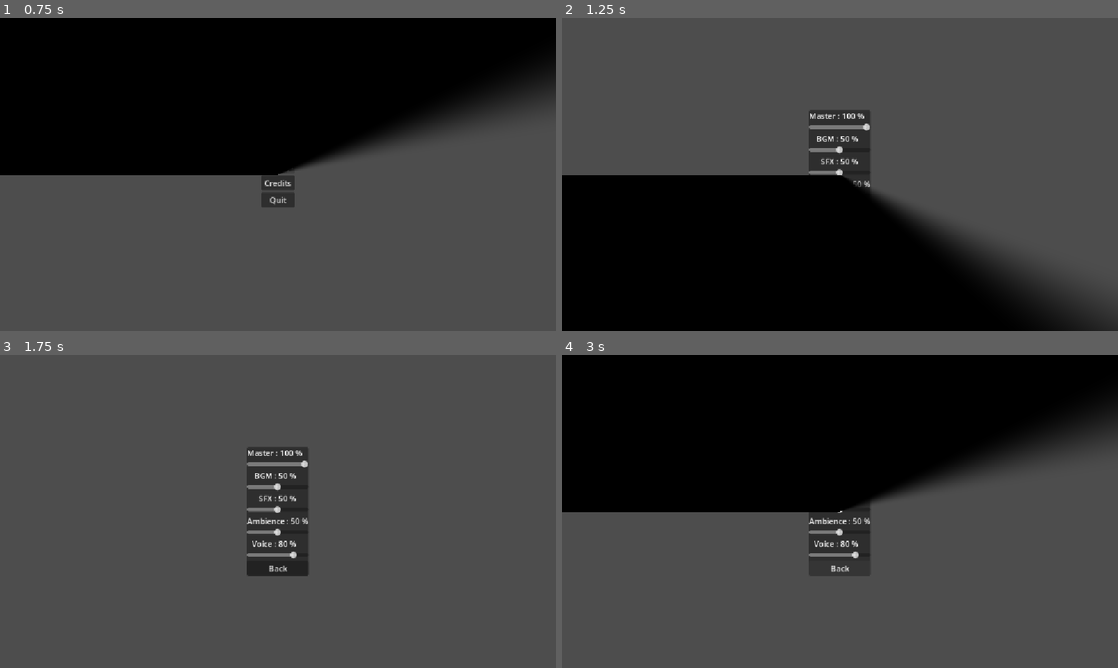
Above: before the commit, frames 1-4 (two rows, left to right).
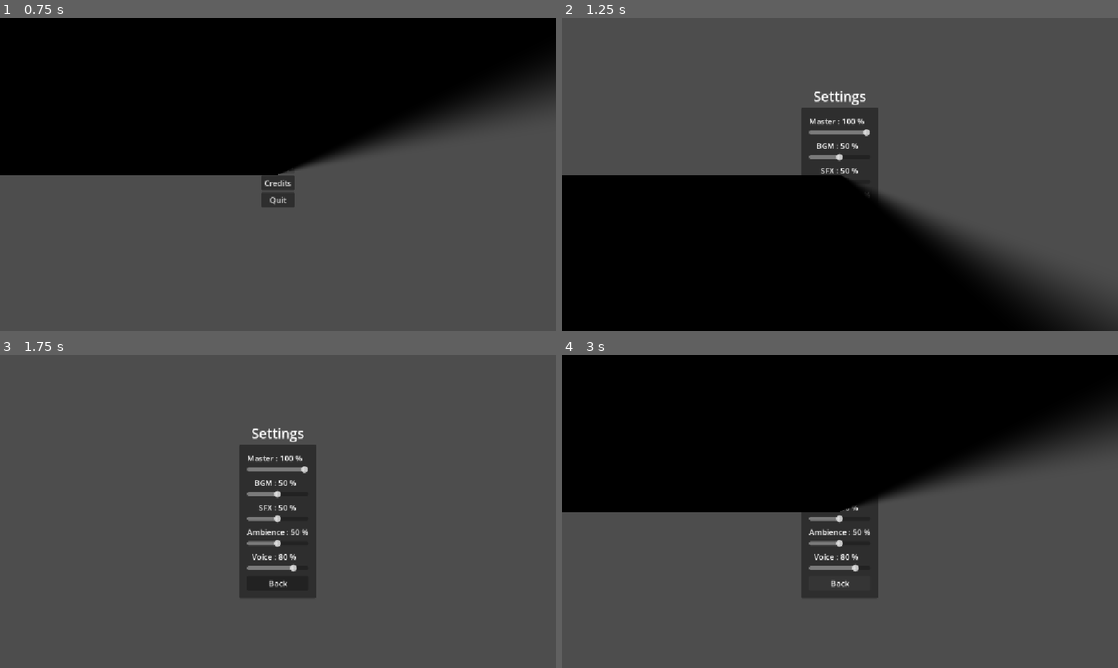
Above: after the commit, the same moments.

Repository: vhoyer/ludum_dare_60
Game: Godot game, scene res://stages/main_menu/main_menu.tscn
Same seed, same stepped clock (60 frames per second), same inputs: the game is played once before the commit and once after it.
Inputs (mouse positions are in pixels of both pictures, inside the frame that each line leads up to):
- Up to frame 1 (0.75 s): click "Settings" at 0.5 s
- Up to frame 2 (1.25 s): no input
- Up to frame 3 (1.75 s): move the mouse to (400, 495) at 1.27 s; hold Right (ui_right) from 1.28 s (still down); tap K at 1.35 s; click (400, 495) at 1.42 s
- Up to frame 4 (3 s): tap Enter at 2 s; move the mouse to (728, 527) at 2.02 s; release Right (ui_right) at 2.03 s; hold Down (ui_down) 2.03-2.75 s; tap K at 2.1 s; click "Back" at 2.75 s

Frame 1 is identical in both runs. In frame 2, 1.9% of the frame differs, in the area x 43-57%, y 23-58%; in frame 3, 4.0%, in the area x 43-57%, y 23-78%; in frame 4, 1.8%.

Commit message:
Tidy Settings Size and Spacing

Diff:
--- a/components/settings/settings_menu_content.tscn
+++ b/components/settings/settings_menu_content.tscn
@@ -9,6 +9,7 @@
 anchor_bottom = 1.0
 grow_horizontal = 2
 grow_vertical = 2
+theme_override_constants/separation = 8
 script = ExtResource("1_ygsja")
 
 [node name="VolumeSliderMaster" parent="." unique_id=27669893 instance=ExtResource("3_my5v2")]
--- a/stages/settings_menu/settings_menu.tscn
+++ b/stages/settings_menu/settings_menu.tscn
@@ -30,16 +30,26 @@
 grow_horizontal = 2
 grow_vertical = 2
 
-[node name="PanelContainer" type="PanelContainer" parent="CenterContainer" unique_id=458237452]
+[node name="VBoxContainer" type="VBoxContainer" parent="CenterContainer" unique_id=1755873581]
 layout_mode = 2
 
-[node name="TextureRect" type="TextureRect" parent="CenterContainer/PanelContainer" unique_id=2073665374]
+[node name="Label" type="Label" parent="CenterContainer/VBoxContainer" unique_id=461063435]
+layout_mode = 2
+theme_type_variation = &"HeaderLarge"
+text = "Settings"
+horizontal_alignment = 1
+
+[node name="PanelContainer" type="PanelContainer" parent="CenterContainer/VBoxContainer" unique_id=458237452]
 layout_mode = 2
 
-[node name="MarginContainer" type="MarginContainer" parent="CenterContainer/PanelContainer" unique_id=349388630]
+[node name="TextureRect" type="TextureRect" parent="CenterContainer/VBoxContainer/PanelContainer" unique_id=2073665374]
 layout_mode = 2
 
-[node name="SettingsMenuContent" parent="CenterContainer/PanelContainer/MarginContainer" unique_id=942847730 instance=ExtResource("1_orxww")]
+[node name="MarginContainer" type="MarginContainer" parent="CenterContainer/VBoxContainer/PanelContainer" unique_id=349388630]
+layout_mode = 2
+theme_type_variation = &"MarginContainerMedium"
+
+[node name="SettingsMenuContent" parent="CenterContainer/VBoxContainer/PanelContainer/MarginContainer" unique_id=942847730 instance=ExtResource("1_orxww")]
 layout_mode = 2
 
-[connection signal="buttonBackPressed" from="CenterContainer/PanelContainer/MarginContainer/SettingsMenuContent" to="." method="_on_settings_menu_content_button_back_pressed"]
+[connection signal="buttonBackPressed" from="CenterContainer/VBoxContainer/PanelContainer/MarginContainer/SettingsMenuContent" to="." method="_on_settings_menu_content_button_back_pressed"]
